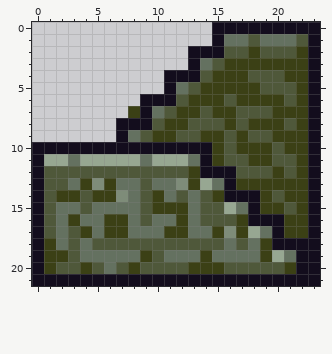
Two states of a pixel-art sprite, ArmoredWarfare/Entities/Structures/Stairs/Stairs.png. The picture above is the old version.
The file is 24x22 pixels.
And afterwards:
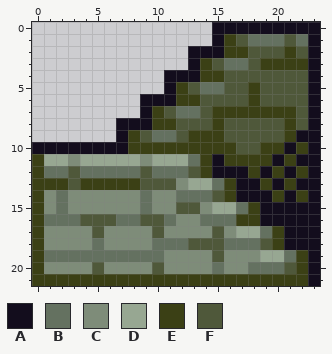
Palette (. is transparent): A #130d1d  B #647160  C #7e8c79  D #97a792  E #3b4015  F #4f583a
The edit:
Changed rows in their new state; - is an unchanged pixel.
first column x 0:
 1 ----------------EFB--FB
 2 ----------------EEF--EF
 3 --------------E-BBF----
 4 --------------E-FF---FF
 5 ------------E-BBFF----F
 6 ------------E-FF-F-FF-F
 7 --------.-E-BB---EEE--F
 8 ----------E-F--EF-FFFEF
 9 --------E-BB-E---F--F-A
10 --------EEEEEEE-EFF-EA-
11 E--C-----C----EAEE--AEA
12 EBB-BBBBB-BBBFE--AEA-A-
13 EEEF-E-EE-FF-D--EAA-A-A
14 ECBCCCC-CBCCB-BFE--AEA-
15 EC-CCCCCCBCCFFCD--EAAAA
16 EB-BFFFB--F-CCBBB-E--AA
17 ECCCCFCCCCFCCCCF-D--EAA
18 ECCCCBCCCCBBB----B-FE--
19 EBBB-----BBCCCCFCCCD--E
20 ECCCC-CCCC-CCCCBCCBBBFE
21 EEEEEEEEEEEEEEEEEEEEEEE
Where, in picture pixels (left, top, right, bottom), the same in both pictures:
changed: (32, 34, 308, 286)
